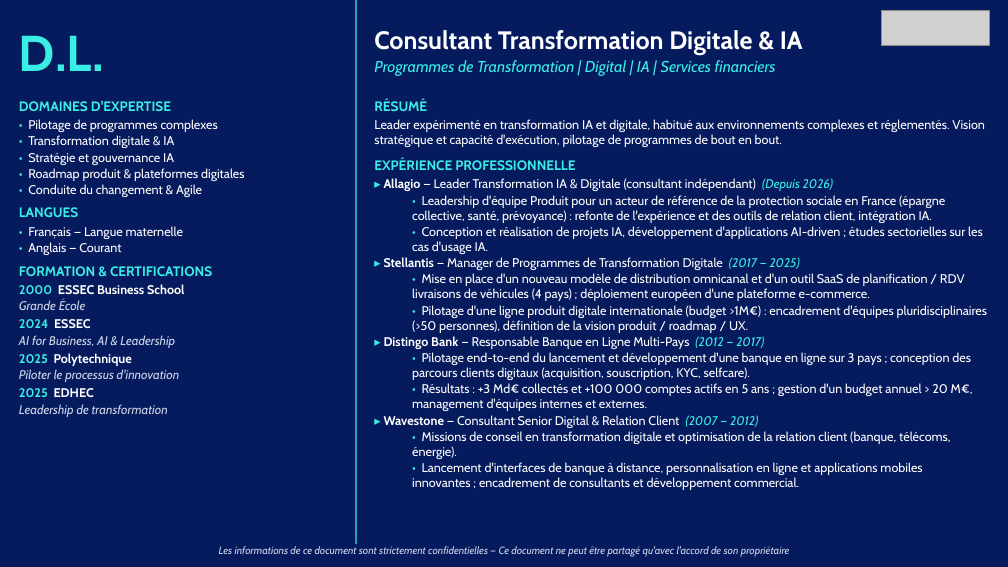
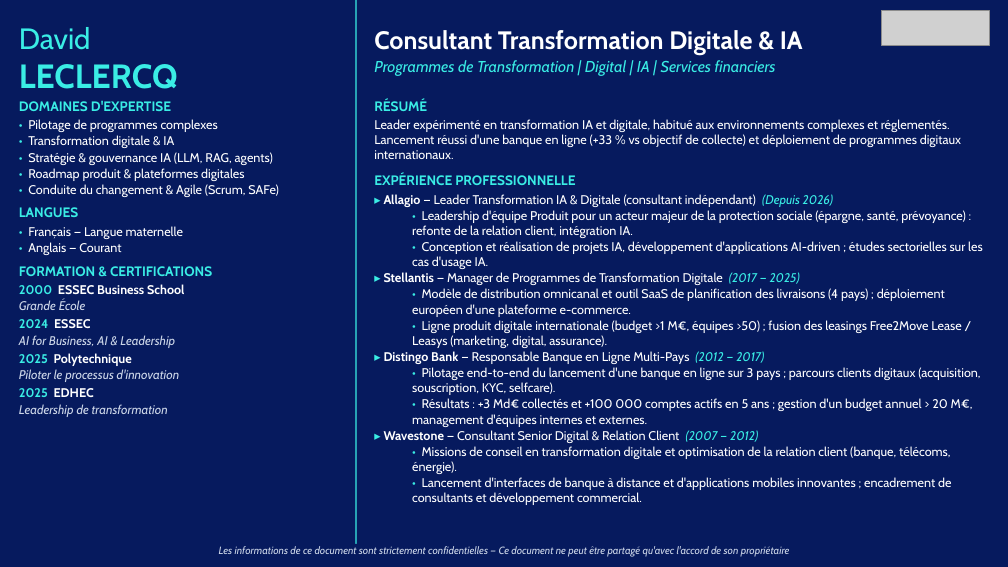
Before and after one commit to insidebankingfrance-rgb/G-n-rateur-de-CV, a slide deck: slide 1 of outputs/D.L._digital_ai_transformation.pptx. Drawn at 1008x567 pixels with LibreOffice and Linux fonts; fonts in the diff are those of the drawing; grey boxes stand for pictures. Boxes give left, top, right and bottom in pixels: in the first picture for what was removed or moved away, otherwise in the second. Text is boxed around its words. In the diff, an @@ line names an element or a change of style, - is before the commit and + after.

```diff
--- a/outputs/D.L._digital_ai_transformation.pptx
+++ b/outputs/D.L._digital_ai_transformation.pptx
@@ text at (x1=19, y1=27, x2=178, y2=89): text changed; size 48 to 32 pt @@
-D.L.
+David
+LECLERCQ
@@ text at (x1=374, y1=119, x2=961, y2=159): text changed @@
-Leader expérimenté en transformation IA et digitale, habitué aux environnements complexes et réglementés. Vision stratégique et capacité d'exécution, pilotage de programmes de bout en bout.
+Leader expérimenté en transformation IA et digitale, habitué aux environnements complexes et réglementés. Lancement réussi d'une banque en ligne (+33 % vs objectif de collecte) et déploiement de programmes digitaux internationaux.
@@ text at (x1=28, y1=152, x2=273, y2=165): text changed @@
-• Stratégie et gouvernance IA
+• Stratégie & gouvernance IA (LLM, RAG, agents)
@@ text at (x1=28, y1=184, x2=279, y2=197): text changed @@
-• Conduite du changement & Agile
+• Conduite du changement & Agile (Scrum, SAFe)
@@ text at (x1=412, y1=210, x2=966, y2=238): text changed @@
-  • Leadership d'équipe Produit pour un acteur de référence de la protection sociale en France (épargne collective, santé, prévoyance) : refonte de l'expérience et des outils de relation client, intégration IA.
+  • Leadership d'équipe Produit pour un acteur majeur de la protection sociale (épargne, santé, prévoyance) : refonte de la relation client, intégration IA.
@@ text at (x1=412, y1=288, x2=961, y2=348): text changed @@
-  • Mise en place d'un nouveau modèle de distribution omnicanal et d'un outil SaaS de planification / RDV livraisons de véhicules (4 pays) ; déploiement européen d'une plateforme e-commerce.
-  • Pilotage d'une ligne produit digitale internationale (budget >1M€) : encadrement d'équipes pluridisciplinaires (>50 personnes), définition de la vision produit / roadmap / UX.
+  • Modèle de distribution omnicanal et outil SaaS de planification des livraisons (4 pays) ; déploiement européen d'une plateforme e-commerce.
+  • Ligne produit digitale internationale (budget >1 M€, équipes >50) ; fusion des leasings Free2Move Lease / Leasys (marketing, digital, assurance).
@@ text at (x1=412, y1=367, x2=980, y2=395): text changed @@
-  • Pilotage end-to-end du lancement et développement d'une banque en ligne sur 3 pays ; conception des parcours clients digitaux (acquisition, souscription, KYC, selfcare).
+  • Pilotage end-to-end du lancement d'une banque en ligne sur 3 pays ; parcours clients digitaux (acquisition, souscription, KYC, selfcare).
@@ text at (x1=412, y1=477, x2=951, y2=505): text changed @@
-  • Lancement d'interfaces de banque à distance, personnalisation en ligne et applications mobiles innovantes ; encadrement de consultants et développement commercial.
+  • Lancement d'interfaces de banque à distance et d'applications mobiles innovantes ; encadrement de consultants et développement commercial.
```
Also in this commit, not shown: 1 other slide changed, 3 other files.
